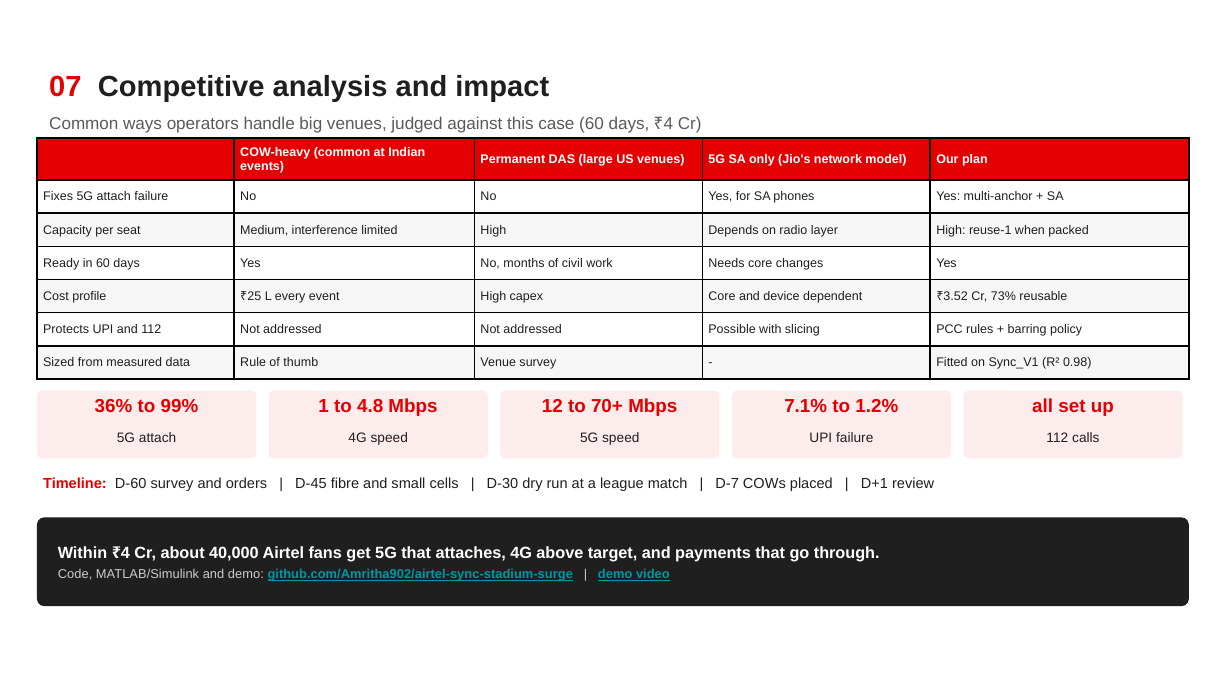
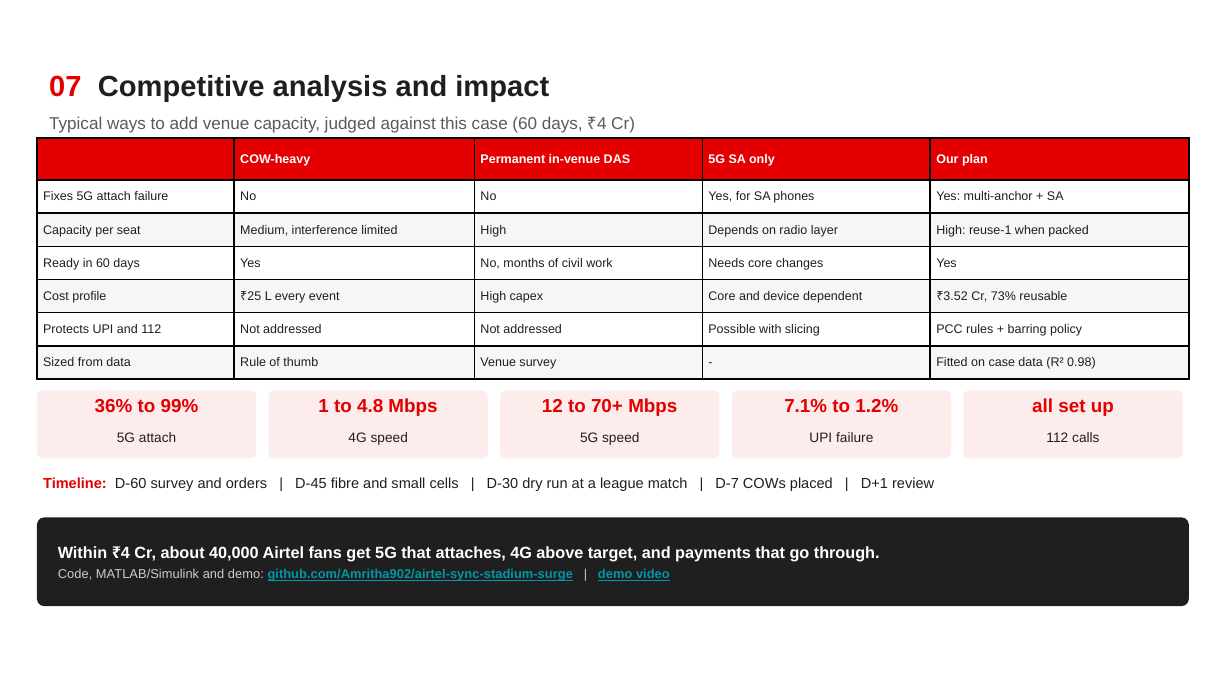
Before and after one commit to ShreyaNarasimhaKamath/Airtel_Synq_Hackathon-, a slide deck: slide 8 of Airtel_Sync_Stadium_Surge.pptx. Drawn at 1232x693 pixels with LibreOffice and Linux fonts; fonts in the diff are those of the drawing; background and template pictures are left out. Boxes give left, top, right and bottom in pixels: in the first picture for what was removed or moved away, otherwise in the second. Text is boxed around its words. In the diff, an @@ line names an element or a change of style, - is before the commit and + after.

```diff
--- a/Airtel_Sync_Stadium_Surge.pptx
+++ b/Airtel_Sync_Stadium_Surge.pptx
@@ text at [49,116,635,133]: text changed @@
-Common ways operators handle big venues, judged against this case (60 days, ₹4 Cr)
+Typical ways to add venue capacity, judged against this case (60 days, ₹4 Cr)
@@ table at [37,138,1189,373] @@
-row 1:  | COW-heavy (common at Indian events) | Permanent DAS (large US venues) | 5G SA only (Jio's network model) | Our plan
+row 1:  | COW-heavy | Permanent in-venue DAS | 5G SA only | Our plan
-row 7, column 1: Sized from measured data
+row 7, column 1: Sized from data
-row 7, column 5: Fitted on Sync_V1 (R² 0.98)
+row 7, column 5: Fitted on case data (R² 0.98)
```
Also in this commit, not shown: 5 other slides changed, 7 other files.
